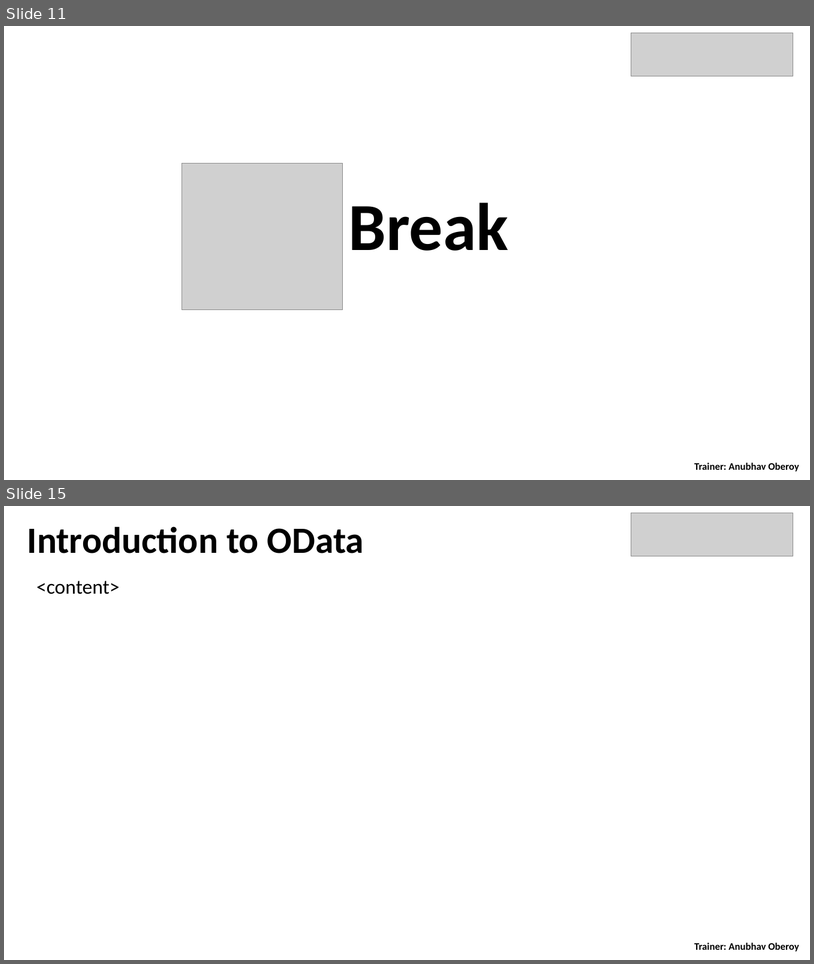
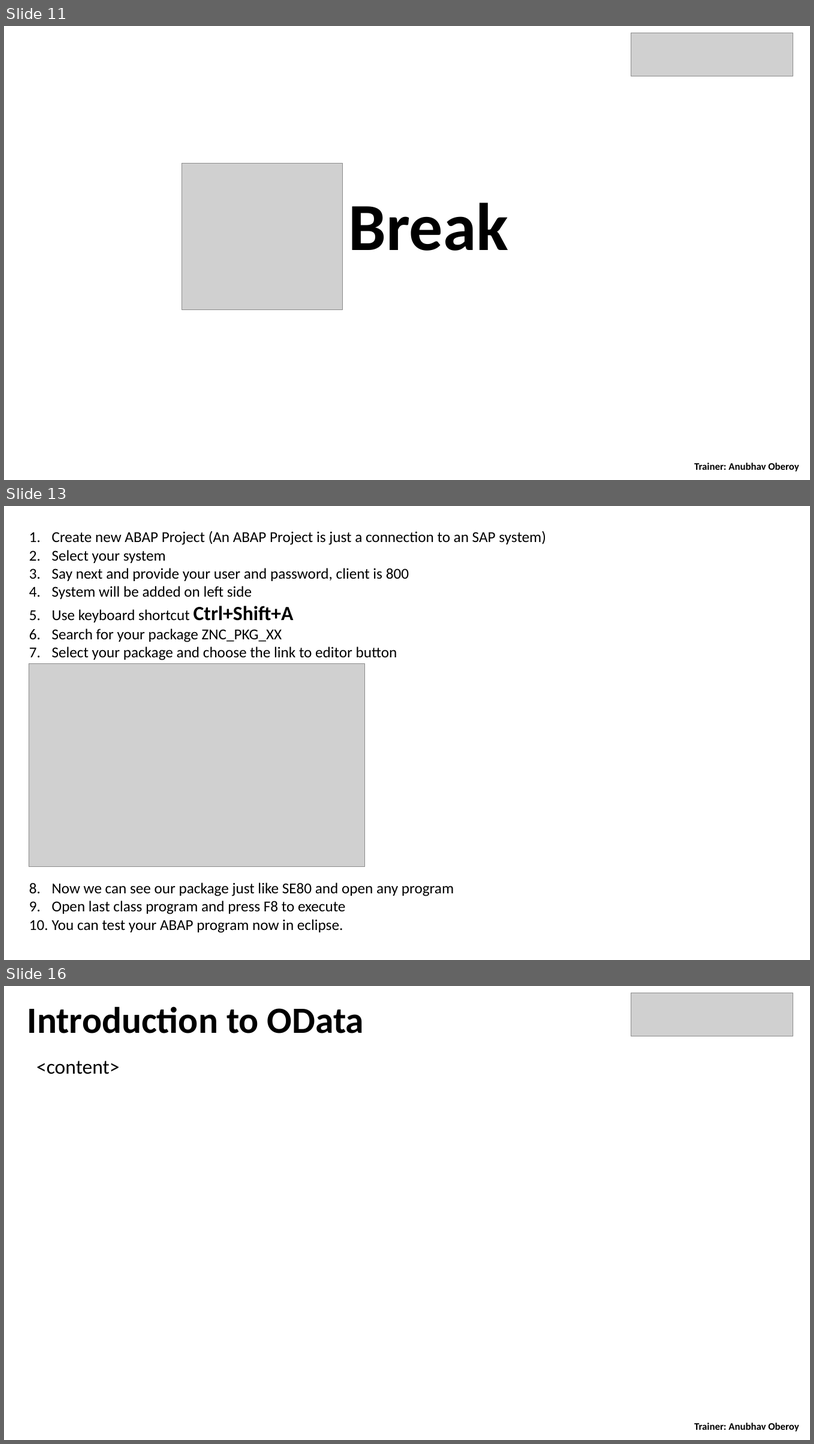
Before and after one commit to Grayser93/S4D400_Introduction_to_ABAP_on_S4HANA, a slide deck: day 5/S4D400 - Day 5.pptx. Shown one above the other, each under a label of ours: slides 11 and 15 before the commit, slides 11, 13 and 16 after it; the slides between them are not shown. The pictures are 814x964 and 814x1444 pixels, drawn with LibreOffice and Linux fonts; fonts in the diff are those of the drawing; grey boxes stand for pictures. Boxes give left, top, right and bottom in pixels: in the first picture for what was removed or moved away, otherwise in the second. Text is boxed around its words. In the diff, an @@ line names an element or a change of style, - is before the commit and + after.

```diff
--- a/day 5/S4D400 - Day 5.pptx
+++ b/day 5/S4D400 - Day 5.pptx
@@ slide 13 added at <box>4,506,810,960</box>, background #FFFFFF @@
@@ text added at <box>52,531,546,933</box>, 18 pt, text #000000 @@
+1. Create new ABAP Project (An ABAP Project is just a connection to an SAP system)
+2. Select your system
+3. Say next and provide your user and password, client is 800
+4. System will be added on left side
+5. Use keyboard shortcut Ctrl+Shift+A
+6. Search for your package ZNC_PKG_XX
+7. Select your package and choose the link to editor button
+8. Now we can see our package just like SE80 and open any program
+9. Open last class program and press F8 to execute
+10. You can test your ABAP program now in eclipse.
@@ picture added at <box>29,664,365,867</box> @@
@@ what was slide 15 is now slide 16 @@
```
Also in this commit, not shown: 5 slides changed, 1 other slide added, 6 other files.
